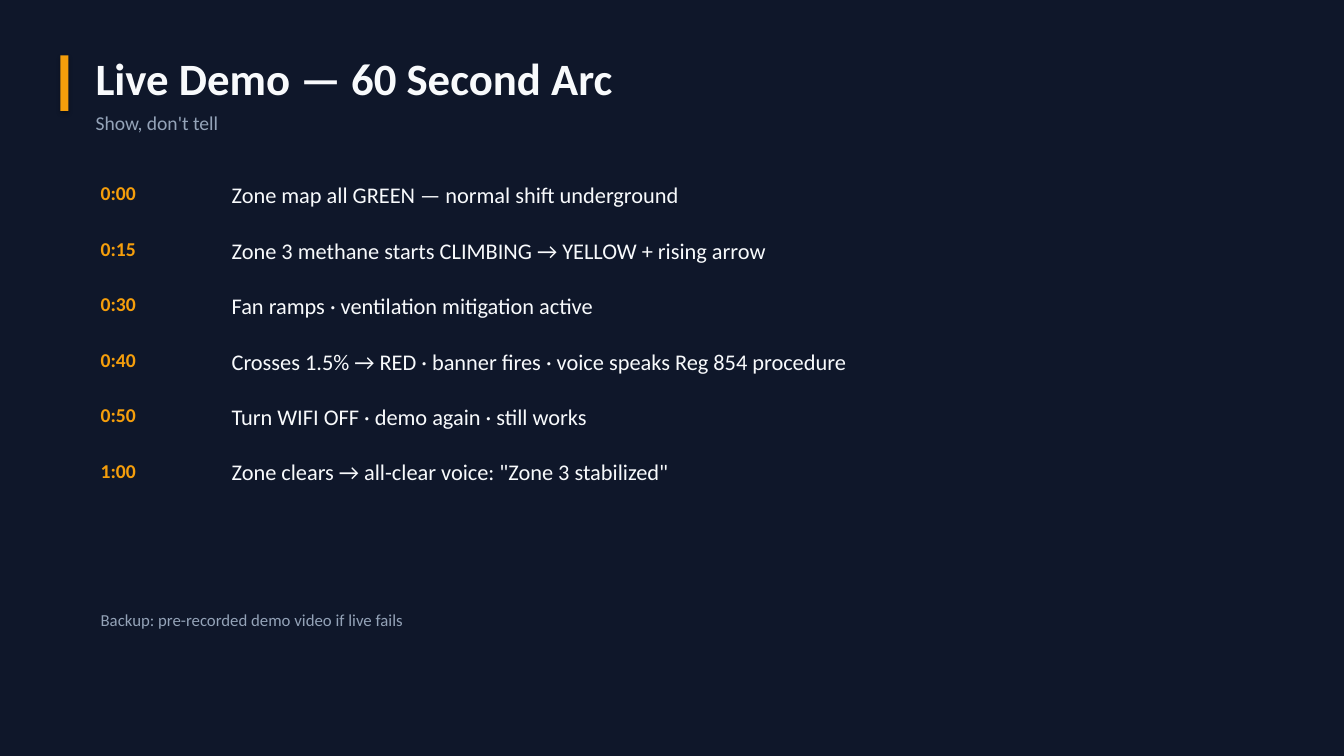
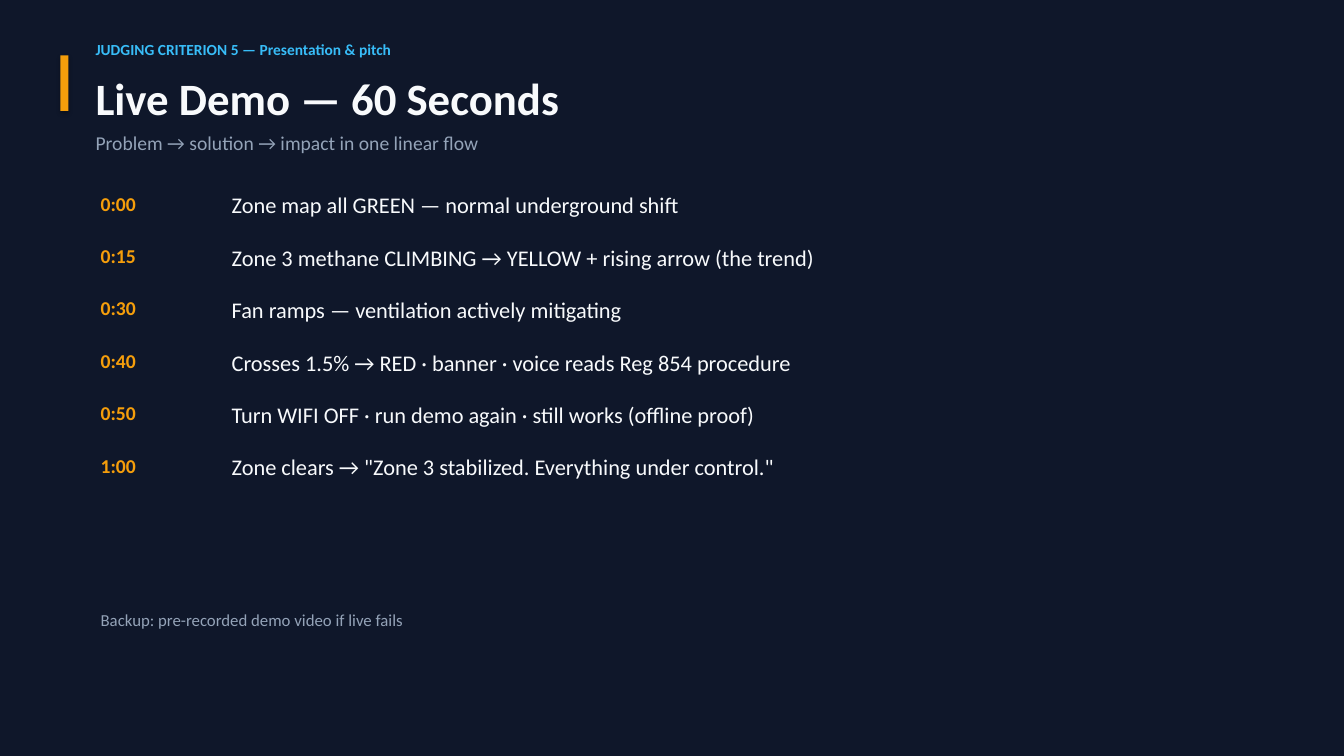
Before and after one commit to RavalDH/Cursor_Hack, a slide deck: slide 7 of presentation/MineGuard_Edge_Hackathon.pptx (slide 10 before the commit). Drawn at 1344x756 pixels with LibreOffice and Linux fonts; fonts in the diff are those of the drawing. Boxes give left, top, right and bottom in pixels: in the first picture for what was removed or moved away, otherwise in the second. Text is boxed around its words. In the diff, an @@ line names an element or a change of style, - is before the commit and + after.

```diff
--- a/presentation/MineGuard_Edge_Hackathon.pptx
+++ b/presentation/MineGuard_Edge_Hackathon.pptx
@@ text added at [96, 44, 391, 58], 11 pt, text #38BDF8, bold @@
+JUDGING CRITERION 5 — Presentation & pitch
@@ text at [96, 83, 559, 116]: text changed @@
-Live Demo — 60 Second Arc
+Live Demo — 60 Seconds
@@ text removed at [96, 116, 218, 132] @@
-Show, don't tell
@@ text added at [96, 136, 478, 153], 14 pt, text #94A3B8 @@
+Problem → solution → impact in one linear flow
@@ text "0:00": place and size @@
-text "0:00" at [101, 187, 136, 200]
+text "0:00" at [101, 198, 136, 211]
@@ text at [232, 197, 678, 217]: text changed @@
-Zone map all GREEN — normal shift underground
+Zone map all GREEN — normal underground shift
@@ text "0:15": place and size @@
-text "0:15" at [101, 243, 136, 256]
+text "0:15" at [101, 250, 136, 263]
@@ text at [232, 250, 813, 270]: text changed @@
-Zone 3 methane starts CLIMBING → YELLOW + rising arrow
+Zone 3 methane CLIMBING → YELLOW + rising arrow (the trend)
@@ text "0:30": place and size @@
-text "0:30" at [101, 298, 136, 311]
+text "0:30" at [101, 302, 136, 315]
@@ text at [232, 302, 622, 322]: text changed @@
-Fan ramps · ventilation mitigation active
+Fan ramps — ventilation actively mitigating
@@ text at [232, 355, 791, 375]: text changed @@
-Crosses 1.5% → RED · banner fires · voice speaks Reg 854 procedure
+Crosses 1.5% → RED · banner · voice reads Reg 854 procedure
@@ text at [232, 407, 754, 427]: text changed @@
-Turn WIFI OFF · demo again · still works
+Turn WIFI OFF · run demo again · still works (offline proof)
@@ text "1:00": place and size @@
-text "1:00" at [101, 465, 136, 478]
+text "1:00" at [101, 460, 136, 473]
@@ text at [232, 459, 774, 479]: text changed @@
-Zone clears → all-clear voice: "Zone 3 stabilized"
+Zone clears → "Zone 3 stabilized. Everything under control."
```
Also in this commit, not shown: 5 other slides changed, 7 slides added, 8 slides removed, 1 other file.
